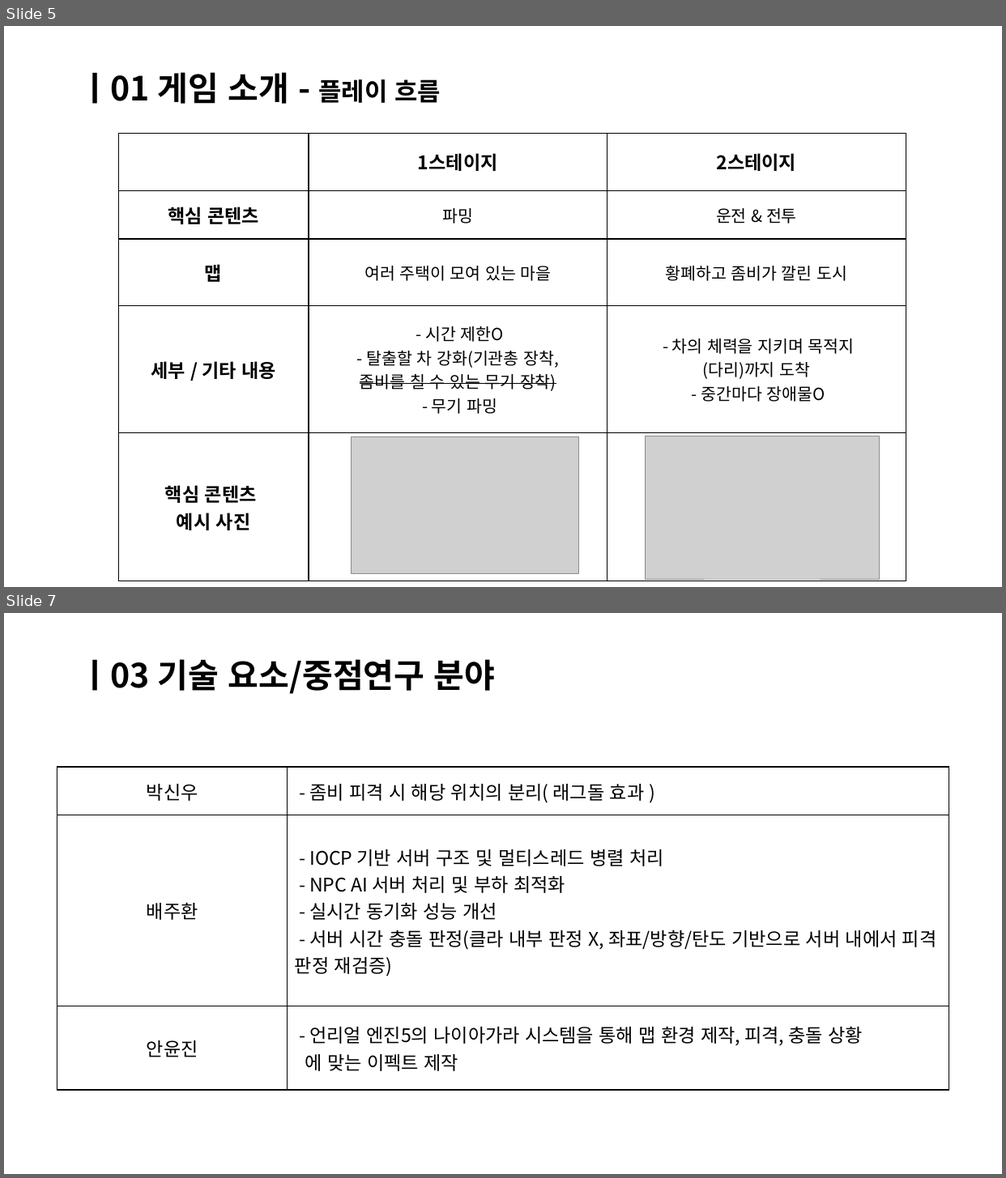
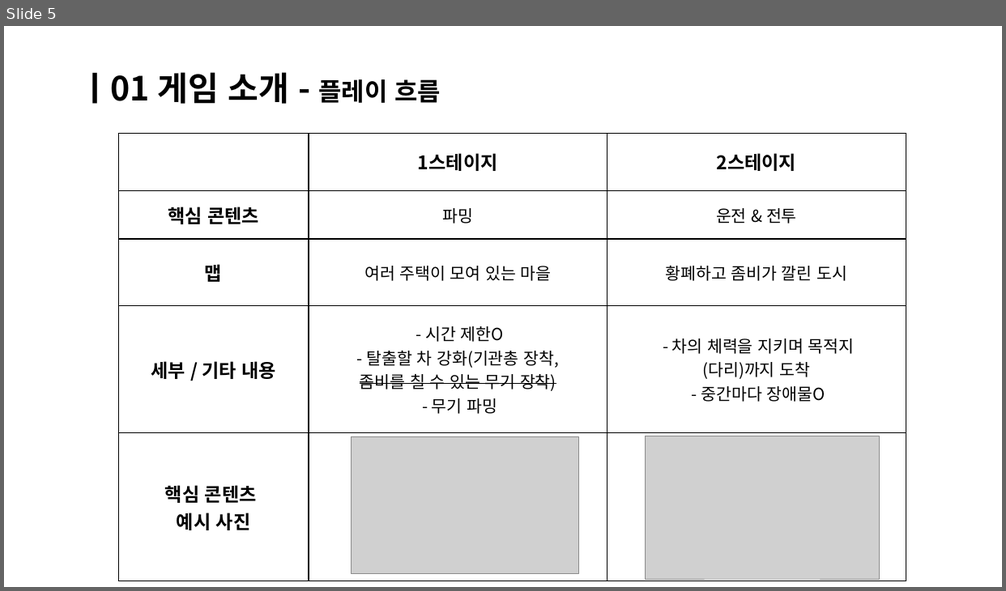
Before and after one commit to Bae-JuHwan/Meeting_Minutes, a slide deck: 제출용/감염_죽음의 도시_중간발표.pptx. Shown one above the other, each under a label of ours: slides 5 and 7 before the commit, slide 5 after it; the slides between them are not shown. The pictures are 1006x1178 and 1006x591 pixels, drawn with LibreOffice and Linux fonts; fonts in the diff are those of the drawing; grey boxes stand for pictures. Boxes give left, top, right and bottom in pixels: in the first picture for what was removed or moved away, otherwise in the second. Text is boxed around its words. In the diff, an @@ line names an element or a change of style, - is before the commit and + after.

```diff
--- a/제출용/감염_죽음의 도시_중간발표.pptx
+++ b/제출용/감염_죽음의 도시_중간발표.pptx
@@ slide 7 removed at [4,613,1002,1174], background #FFFFFF @@
@@ title removed at [80,659,496,694] @@
-ㅣ03 기술 요소/중점연구 분야
@@ table removed at [57,767,948,1091], 3 rows, 2 columns @@
-박신우 | - 좀비 피격 시 해당 위치의 분리( 래그돌 효과 )
-배주환 | - IOCP 기반 서버 구조 및 멀티스레드 병렬 처리 / - NPC AI 서버 처리 및 부하 최적화 / - 실시간 동기화 성능 개선 / - 서버 시간 충돌 판정(클라 내부 판정 X, 좌표/방향/탄도 기반으로 서버 내에서 피격 판정 재검증)
-안윤진 | - 언리얼 엔진5의 나이아가라 시스템을 통해 맵 환경 제작, 피격, 충돌 상황 에 맞는 이펙트 제작
```
Also in this commit, not shown: 3 slides changed, 9 slides added, 3 other slides removed, 2 other files.
